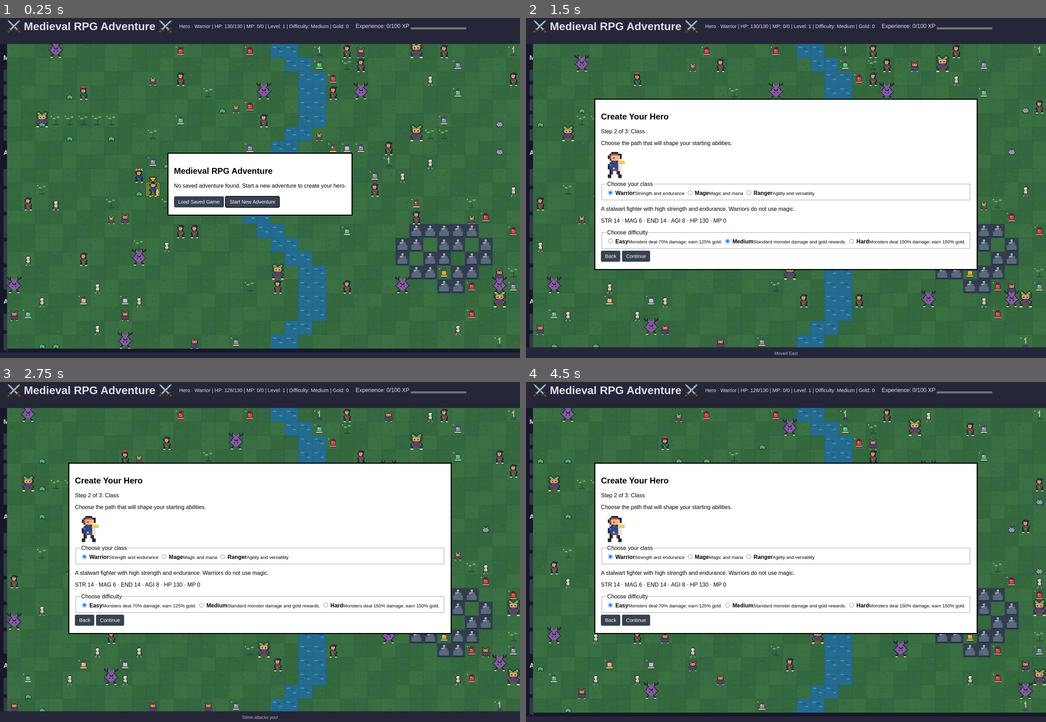
Above: before the commit, frames 1-4 (two rows, left to right).
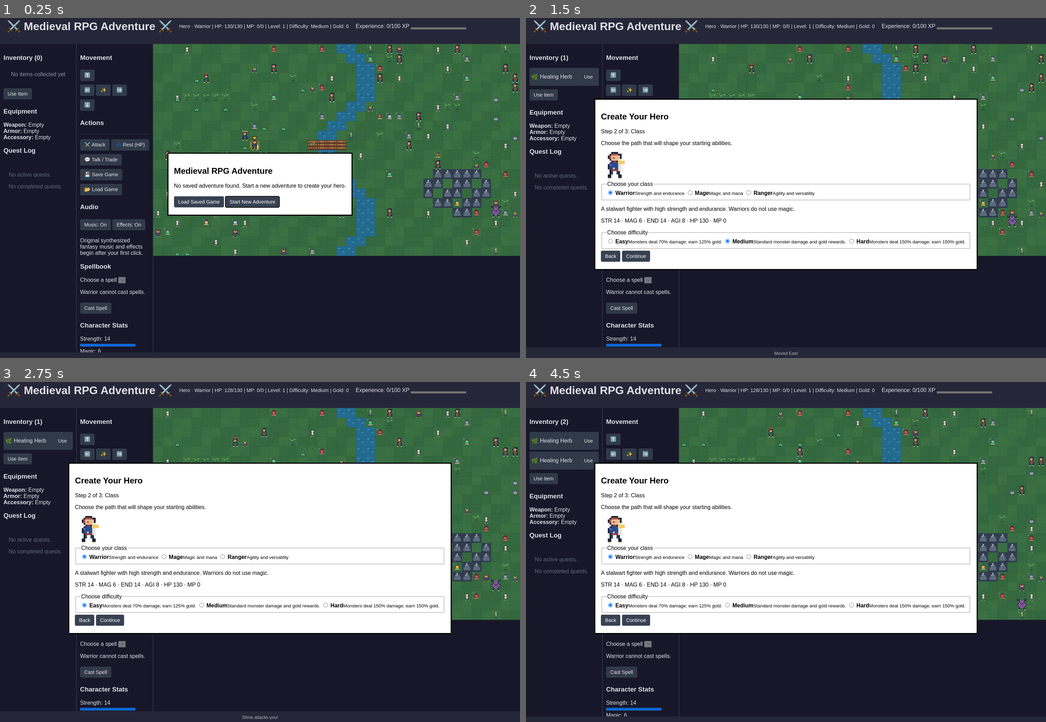
Above: after the commit, the same moments.

Repository: sacredenty/html_rpg_game
Game: browser game, page index.html
The game is run twice, just before and just after one commit, with the same random seed, the same clock (stepped at 60 frames per second) and the same inputs.
Inputs (mouse positions are in pixels of both pictures, inside the frame that each line leads up to):
- Up to frame 1 (0.25 s): no input
- Up to frame 2 (1.5 s): click "Start New Adventure" at 0.27 s; click (796, 201) at 0.52 s; type "Alex" at 0.52 s; click "Continue" at 0.77 s; hold Right from 1.03 s (still down)
- Up to frame 3 (2.75 s): release Right at 1.53 s; hold Down 1.58-1.85 s; click "easy" at 1.77 s; hold Left 1.9-2.47 s; hold Up from 2.52 s (still down)
- Up to frame 4 (4.5 s): release Up at 2.82 s; hold Right 2.87-3.53 s; hold Up 3.58-3.82 s; hold Left 3.87-4.3 s; hold Down from 4.35 s (still down)

The runs differ from the first frame. In frame 1, 54% of the frame differs, in the area x 0-100%, y 7-99%; in frame 2, 37%; in frame 3, 37%; in frame 4, 38%.
Error in both runs: TypeError: QuestSystem.getCollectQuestsByTarget is not a function

Commit message:
fix inventory

Diff:
--- a/css/style.css
+++ b/css/style.css
@@ -51,8 +51,23 @@
 .sidebar {
   width: 200px;
   padding: 10px;
+  overflow-y: auto;
+}
+
+.inventory-sidebar {
   border-right: 1px solid #4b5563;
-  overflow-y: auto;
+}
+
+.controls-sidebar {
+  border-right: 1px solid #4b5563;
+}
+
+/* Game area */
+#game-area {
+  flex: 1;
+  display: flex;
+  flex-direction: column;
+  overflow: hidden;
 }
 
 /* Button Styles */
@@ -79,3 +94,30 @@
   font-size: 0.8em;
   color: #ccc;
 }
+
+/* Inventory Panel */
+.inventory-panel {
+  margin-bottom: 15px;
+}
+
+.inventory-item {
+  display: flex;
+  justify-content: space-between;
+  align-items: center;
+  padding: 5px;
+  background: #374151;
+  border-radius: 4px;
+  margin-bottom: 5px;
+}
+
+.inventory-item-name {
+  display: flex;
+  align-items: center;
+  gap: 5px;
+}
+
+/* Equipment and Quests */
+.equipment-panel,
+.quest-log {
+  margin-bottom: 15px;
+}
--- a/index.html
+++ b/index.html
@@ -28,8 +28,25 @@
         </header>
 
         <main>
-            <!-- Left side: Controls -->
-            <aside class="sidebar">
+            <!-- Left side: Inventory -->
+            <aside class="sidebar inventory-sidebar">
+                <section class="inventory-panel">
+                    <h3>Inventory (<span id="item-count">0</span>)</h3>
+                    <div id="inventory-list"></div>
+                    <button id="use-item-btn">Use Item</button>
+                </section>
+                <section class="equipment-panel">
+                    <h3>Equipment</h3>
+                    <div id="equipment-slots"></div>
+                </section>
+                <section class="quest-log">
+                    <h3>Quest Log</h3>
+                    <div id="accepted-quests-container"></div>
+                </section>
+            </aside>
+
+            <!-- Middle: Controls -->
+            <aside class="sidebar controls-sidebar">
                 <section class="movement-panel">
                     <h3>Movement</h3>
                     <div class="direction-controls">
@@ -117,20 +134,8 @@
             <!-- Right side: Game area -->
             <div id="game-area">
                 <canvas id="gameCanvas" title="Click King Alaric or the Merchant to interact"></canvas>
-                <section class="inventory-panel">
-                    <h3>Inventory (<span id="item-count">0</span>)</h3>
-                    <div id="inventory-list"></div>
-                    <button id="use-item-btn">Use Item</button>
-                </section>
-                <section class="equipment-panel">
-                    <h3>Equipment</h3>
-                    <div id="equipment-slots"></div>
-                </section>
-                <section class="quest-log">
-                    <h3>Quest Log</h3>
-                    <div id="accepted-quests-container"></div>
-                </section>
             </div>
+        </main>
         </main>
 
         <dialog id="startup-menu" aria-labelledby="startup-title">
--- a/js/game.js
+++ b/js/game.js
@@ -100,11 +100,11 @@
     // Weighted random monster selection (common: small chance, rare bosses have low chance)
     const roll = Math.random() * 100;
 
-    if (roll < 5) return 'darkLord';     // 5% - ultra rare boss drop
-    if (roll < 12) return 'shadowKnight'; // 7% - very rare elite
-    if (roll < 19) return 'iceDragon';    // 7% - very rare elite
-    if (roll < 26) return 'fireDrake';    // 7% - very rare elite
-    if (roll < 50) return 'dragon';       // 24% - uncommon boss
+    if (roll < 1) return 'darkLord';     // 5% - ultra rare boss drop
+    if (roll < 2) return 'shadowKnight'; // 7% - very rare elite
+    if (roll < 3) return 'iceDragon';    // 7% - very rare elite
+    if (roll < 4) return 'fireDrake';    // 7% - very rare elite
+    if (roll < 5) return 'dragon';       // 24% - uncommon boss
     if (roll < 70) return 'skeleton';     // 20% - uncommon enemy
     if (roll < 80) return 'orc';          // 10% - common enemy
     if (roll < 90) return 'goblin';       // 10% - common enemy
